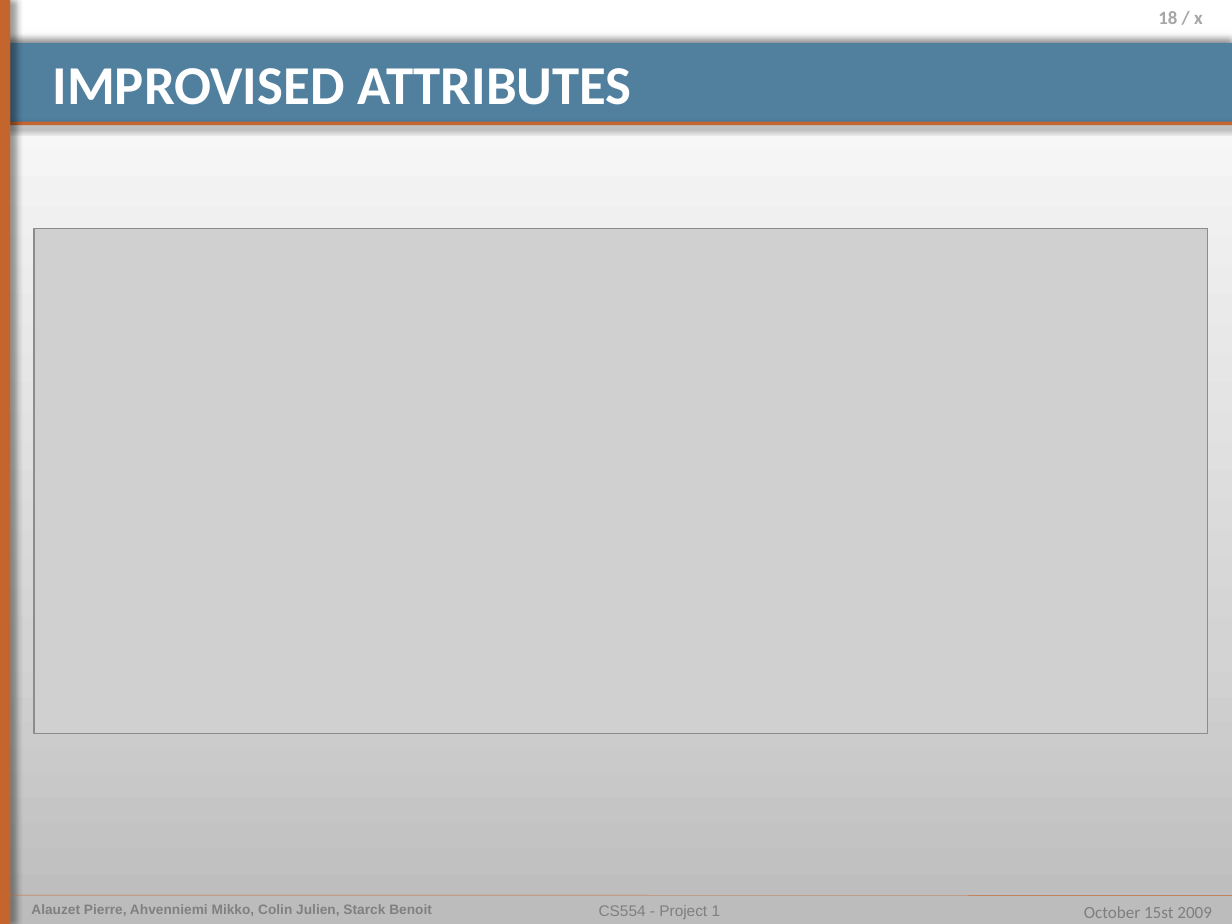
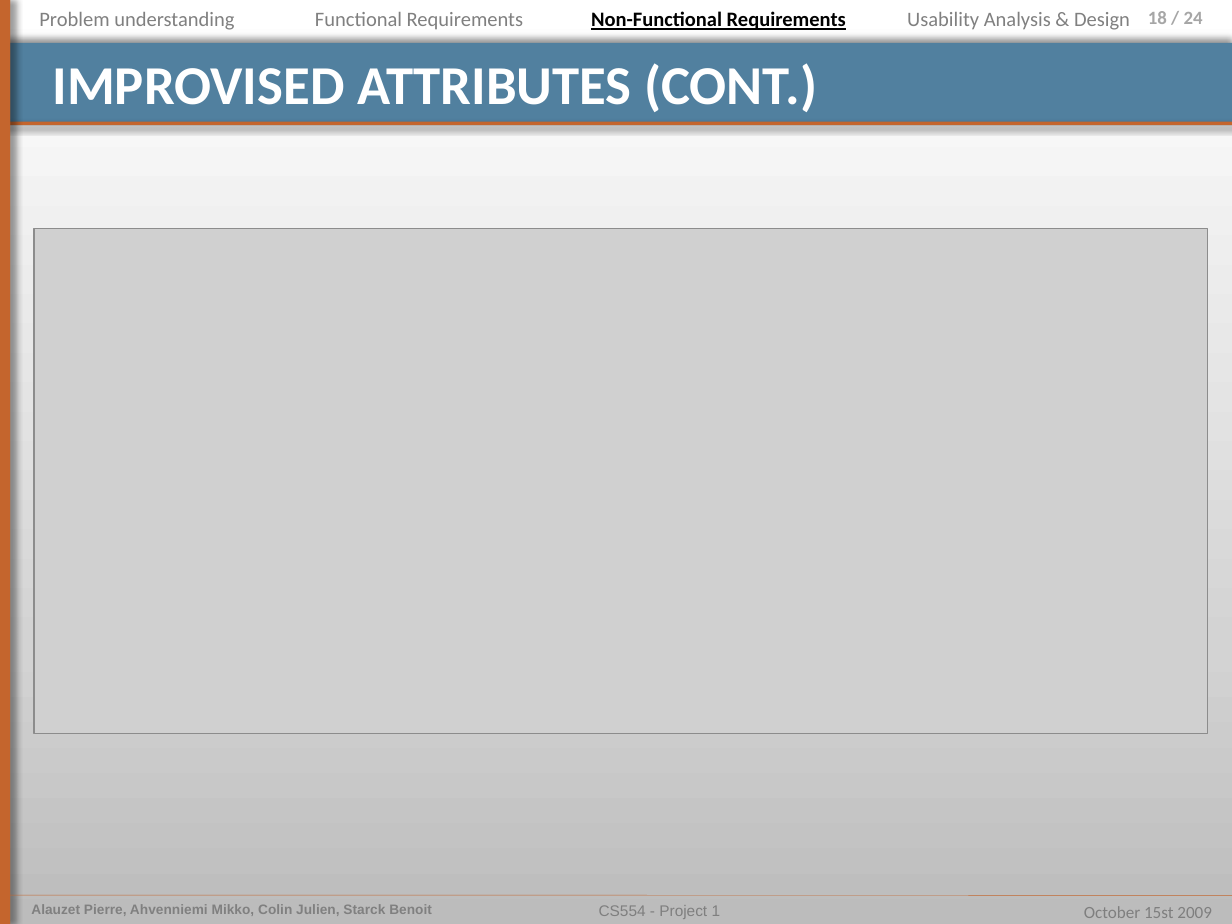
Before and after one commit to pierrealauzet/euroteam, a slide deck: slide 18 of Project 1/Part Final/CS554_EuroTeam_Project1.pptx. Drawn at 1232x924 pixels with LibreOffice and Linux fonts; fonts in the diff are those of the drawing; grey boxes stand for pictures. Boxes give left, top, right and bottom in pixels: in the first picture for what was removed or moved away, otherwise in the second. Text is boxed around its words. In the diff, an @@ line names an element or a change of style, - is before the commit and + after.

```diff
--- a/Project 1/Part Final/CS554_EuroTeam_Project1.pptx
+++ b/Project 1/Part Final/CS554_EuroTeam_Project1.pptx
@@ text added at [39,12,234,30], 12 pt, text #808080 @@
+Problem understanding
@@ text added at [315,12,523,29], 12 pt, text #808080 @@
+Functional Requirements
@@ text added at [591,11,846,30], 12 pt, text #000000, bold, underline @@
+Non-Functional Requirements
@@ text added at [907,12,1130,30], 12 pt, text #808080 @@
+Usability Analysis & Design
@@ page number at [1148,11,1203,24]: text changed @@
-18 / x
+18 / 24
@@ title at [53,63,817,112]: text changed @@
-IMPROVISED ATTRIBUTES
+IMPROVISED ATTRIBUTES (CONT.)
```
Also in this commit, not shown: 13 other slides changed, 1 slide added.
